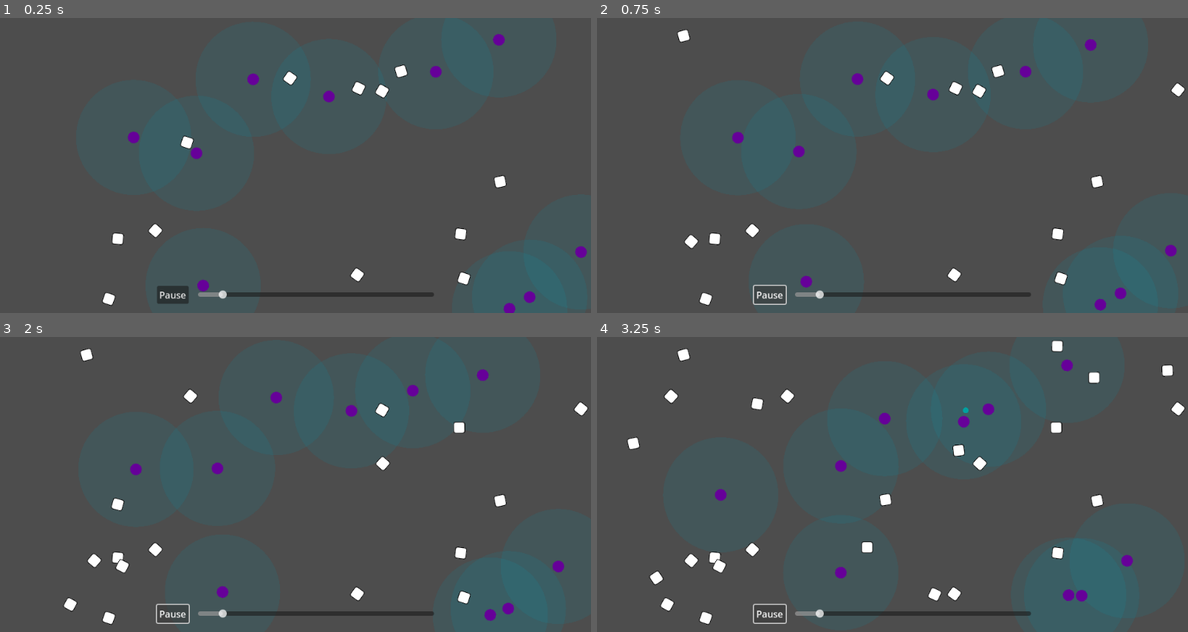
Above: before the commit, frames 1-4 (two rows, left to right).
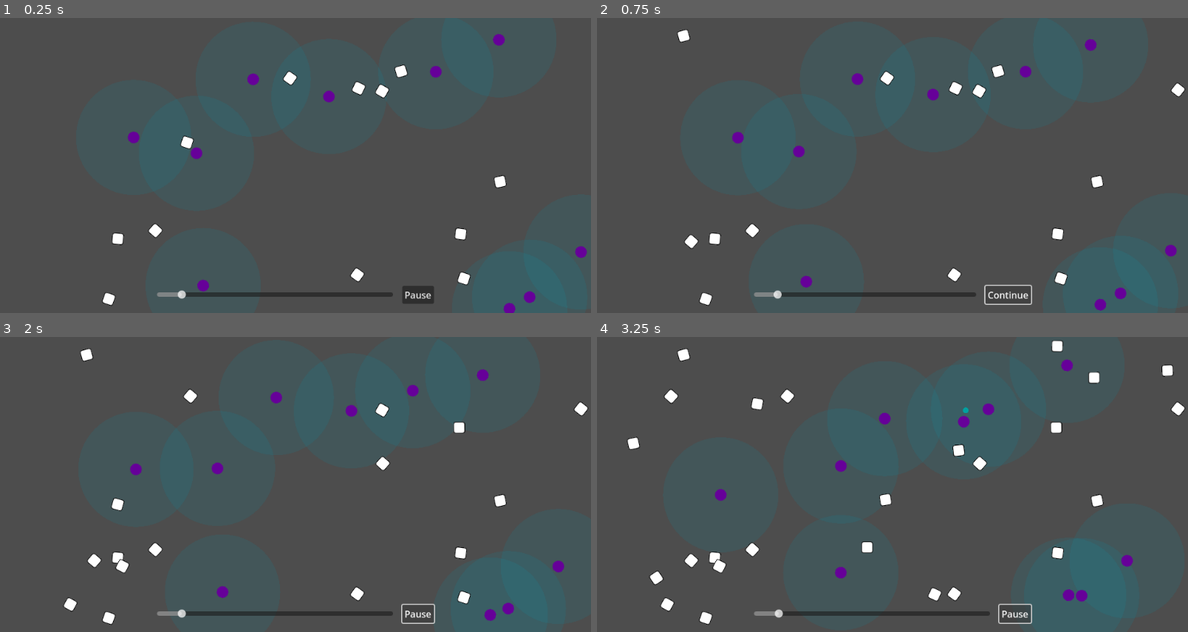
Above: after the commit, the same moments.

Repository: wivest/Natural-Selection
Game: Godot game, scene res://scenes/main.tscn
Same seed, same stepped clock (60 frames per second), same inputs: the game is played once before the commit and once after it.
Inputs:
- Up to frame 1 (0.25 s): no input
- Up to frame 2 (0.75 s): click "Pause" at 0.5 s
- Up to frame 3 (2 s): click "Pause" (after the commit: "Continue") at 1.25 s
- Up to frame 4 (3.25 s): no input

The runs differ from the first frame. In frame 1, 0.7% of the frame differs, in the area x 26-74%, y 90-97%; in frame 2, 0.5%; in frame 3, 0.5%; in frame 4, 0.5%.

Commit message:
feat: set text on button depending on state

Diff:
--- a/scenes/main.tscn
+++ b/scenes/main.tscn
@@ -57,9 +57,6 @@
 theme_override_constants/separation = 16
 alignment = 1
 
-[node name="Button" parent="GUI/Control/BottomContainer/HBoxContainer" instance=ExtResource("3_8ha1i")]
-layout_mode = 2
-
 [node name="Speed" type="HSlider" parent="GUI/Control/BottomContainer/HBoxContainer"]
 layout_mode = 2
 size_flags_horizontal = 3
@@ -69,4 +66,7 @@
 step = 0.0
 value = 1.0
 
+[node name="Pause" parent="GUI/Control/BottomContainer/HBoxContainer" instance=ExtResource("3_8ha1i")]
+layout_mode = 2
+
 [connection signal="value_changed" from="GUI/Control/BottomContainer/HBoxContainer/Speed" to="World/Field" method="_on_speed_value_changed"]
--- a/ui/pause/pause.gd
+++ b/ui/pause/pause.gd
@@ -1,5 +1,12 @@
 extends Button
+
+const WHEN_PROCESSED: String = "Pause"
+const WHEN_PAUSED: String = "Continue"
 
 func _on_pressed():
 	var tree := get_tree()
 	tree.paused = not tree.paused
+	if tree.paused:
+		text = WHEN_PAUSED
+	else:
+		text = WHEN_PROCESSED
--- a/ui/pause/pause.tscn
+++ b/ui/pause/pause.tscn
@@ -2,7 +2,7 @@
 
 [ext_resource type="Script" path="res://ui/pause/pause.gd" id="1_fpirx"]
 
-[node name="Button" type="Button"]
+[node name="Pause" type="Button"]
 text = "Pause"
 script = ExtResource("1_fpirx")
 
